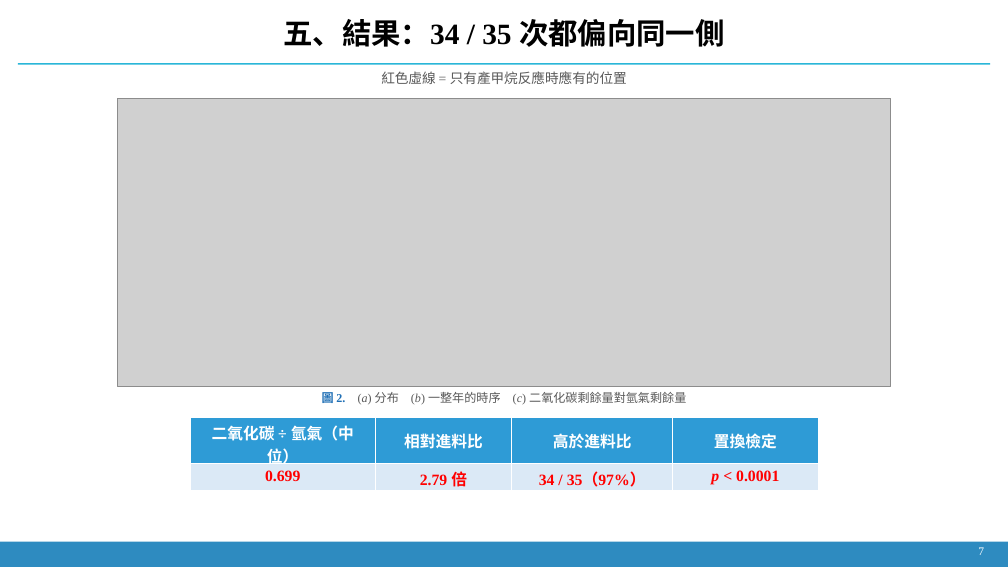
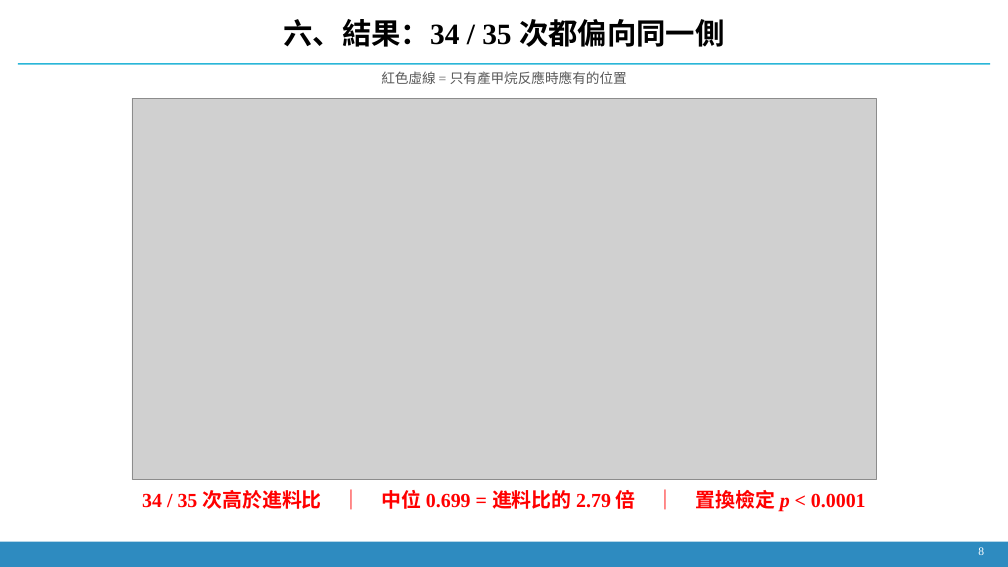
Before and after one commit to Yutou0601/Bioreactor-Edge-AI, a slide deck: slide 7 of docs/decks/簡報_2026-09-21_氫氣流失與壓降歸因.pptx (slide 6 before the commit). Drawn at 1008x567 pixels with LibreOffice and Linux fonts; fonts in the diff are those of the drawing; grey boxes stand for pictures. Boxes give left, top, right and bottom in pixels: in the first picture for what was removed or moved away, otherwise in the second. Text is boxed around its words. In the diff, an @@ line names an element or a change of style, - is before the commit and + after.

```diff
--- a/docs/decks/簡報_2026-09-21_氫氣流失與壓降歸因.pptx
+++ b/docs/decks/簡報_2026-09-21_氫氣流失與壓降歸因.pptx
@@ text at [283, 19, 725, 47]: text changed @@
-五、結果：34 / 35 次都偏向同一側
+六、結果：34 / 35 次都偏向同一側
@@ picture: place and size @@
-picture at [117, 98, 892, 386]
+picture at [132, 98, 876, 480]
@@ table removed at [191, 417, 819, 491], 2 rows, 4 columns @@
-二氧化碳 ÷ 氫氣（中位） | 相對進料比 | 高於進料比 | 置換檢定
-0.699 | 2.79 倍 | 34 / 35（97%） | p < 0.0001
@@ text at [142, 490, 866, 511]: text changed; size 11.5 to 19 pt; text colour #595959 to #FF0000; bold on @@
-圖 2. (a) 分布 (b) 一整年的時序 (c) 二氧化碳剩餘量對氫氣剩餘量
+34 / 35 次高於進料比 ｜ 中位 0.699 = 進料比的 2.79 倍 ｜ 置換檢定 p < 0.0001
@@ text at [978, 547, 984, 555]: text changed @@
-7
+8
```
Also in this commit, not shown: 12 other slides changed, 3 slides added, 22 other files.
